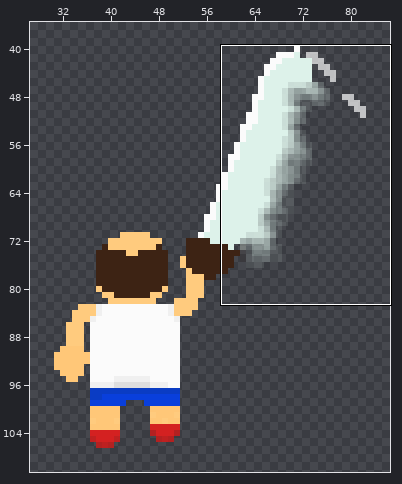
File history of a sprite sheet, Assets/Sprites/character sprites/Attack/CraigAttackUp1.png. The first picture is a wide view before the edit; the outline marks the close-up.
Close-up. As it was:
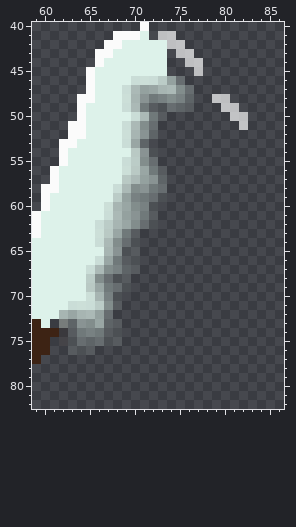
The file is 88x171 pixels. Colours within 5 levels of each other are drawn and written as one. Shown: x 59..86, y 40..82. The wide view leaves out empty margins.
Once edited:
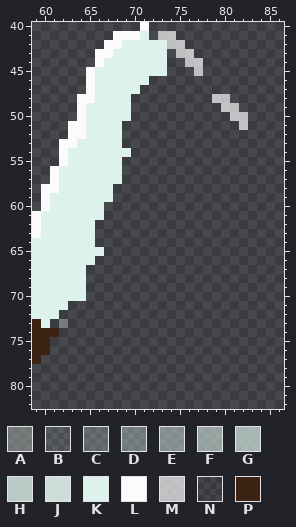
Palette (. is transparent): A #b5beb471  B #ddf2ea1c  C #ddf2ea38  D #ddf2ea55  E #ddf2ea71  F #ddf2ea8d  G #ddf2eaaa  H #ddf2eac6  J #ddf2eae2  K #ddf2ea  L #fbfbfb  M #ffffffab  N #3d23141c  P #3d2314
Diff:
Colour G becomes colour K in row 47 at x 70.
Colour J becomes colour K in row 46 at x 70 to 71; in rows 47 to 49 at x 69.
Colour B is gone in row 49 at x 72 to 73 and 76; in row 50 at x 73; in row 54 at x 72; in row 56 at x 73; in row 59 at x 73; in rows 60 to 62 at x 72.
Colour B is gone in rows 63 to 64 at x 70; in rows 65 to 66 at x 69 to 70; in row 67 at x 70; in row 68 at x 68 to 69; in row 69 at x 69; in rows 70 to 71 at x 68.
Colour B is gone in row 73 at x 68; in rows 74 to 75 at x 63 and 67 to 68; in row 76 at x 63 to 65.
Colour C is gone in row 46 at x 75; in rows 47 to 48 at x 76; in row 49 at x 74 to 75; in rows 51 to 52 at x 72; in row 53 at x 71; in row 55 at x 72.
Colour C is gone in rows 57 to 58 at x 73; in row 59 at x 72; in row 62 at x 71; in row 64 at x 69; in row 67 at x 69; in row 68 at x 67.
Colour C is gone in row 69 at x 68; in row 72 at x 67; in row 73 at x 63 and 67; in row 75 at x 64 to 66.
Colour D is gone in row 48 at x 72 to 73 and 75; in row 49 at x 71; in row 50 at x 72; in row 56 at x 72; in row 58 at x 72; in row 59 at x 70 to 71.
Colour D is gone in rows 60 to 61 at x 71; in row 63 at x 69; in rows 66 to 67 at x 68; in rows 69 to 70 at x 67; in row 74 at x 64 to 66.
Colour E is gone in row 47 at x 75; in row 48 at x 71 and 74; in rows 51 to 52 at x 71; in rows 54 to 55 at x 71; in row 57 at x 72; in row 58 at x 70 to 71.
Colour E is gone in rows 60 to 62 at x 70; in rows 64 to 65 at x 68; in row 67 at x 67; in row 68 at x 66; in row 71 at x 67; in row 73 at x 64 to 65.
Colour F is gone in row 46 at x 74; in row 47 at x 71 to 72; in row 53 at x 70; in rows 56 to 57 at x 71; in rows 59 to 62 at x 69; in row 63 at x 68.
Colour F is gone in row 66 at x 67; in row 69 at x 66; in row 72 at x 63 and 66; in row 73 at x 66.
Colour G is gone in row 47 at x 73 to 74; in rows 48 to 49 at x 70; in row 50 at x 71; in rows 51 to 52 at x 70; in row 57 at x 70; in row 58 at x 69.
Colour G is gone in rows 60 to 62 at x 68; in rows 64 to 65 at x 67; in row 67 at x 66; in row 70 at x 66; in row 72 at x 62 and 64 to 65.
Colour H is gone in row 46 at x 73; in rows 54 to 56 at x 70; in row 57 at x 69; in row 59 at x 68; in rows 62 to 63 at x 67; in rows 68 to 69 at x 65.
Colour H is gone in row 71 at x 66.
Colour J is gone in row 46 at x 72; in row 50 at x 70; in rows 51 to 53 at x 69; in rows 55 to 56 at x 69; in row 58 at x 68; in rows 60 to 61 at x 67.
Colour J is gone in rows 62 to 64 at x 66; in row 66 at x 66; in row 67 at x 65; in row 70 at x 65; in row 71 at x 63 to 65.
Colour N is gone in rows 74 to 75 at x 62.
